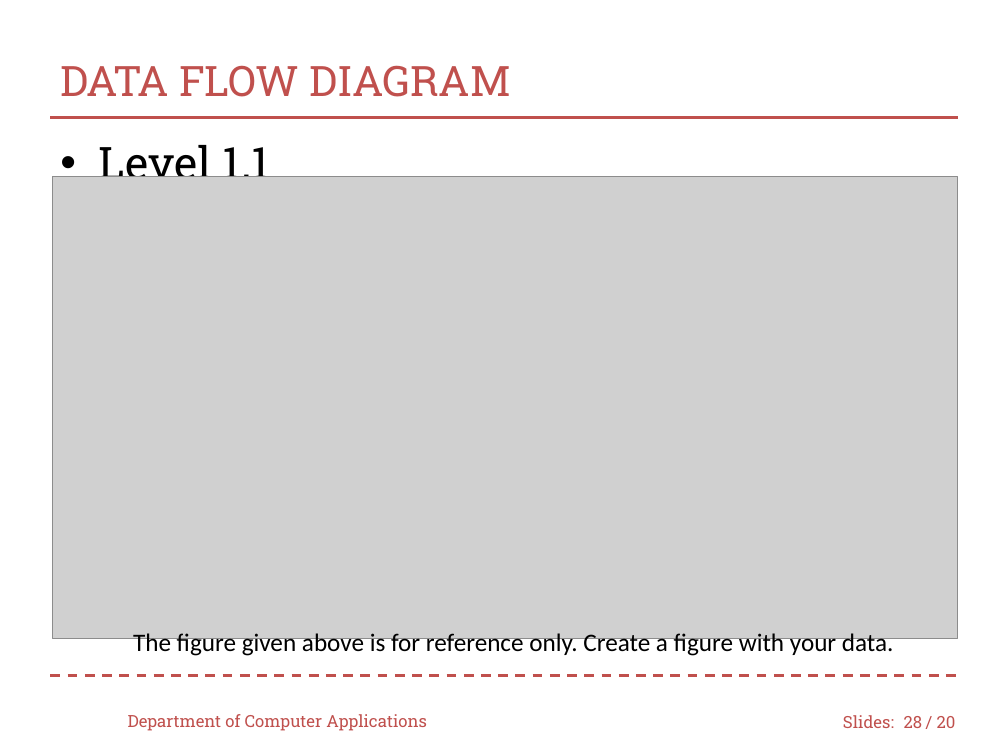
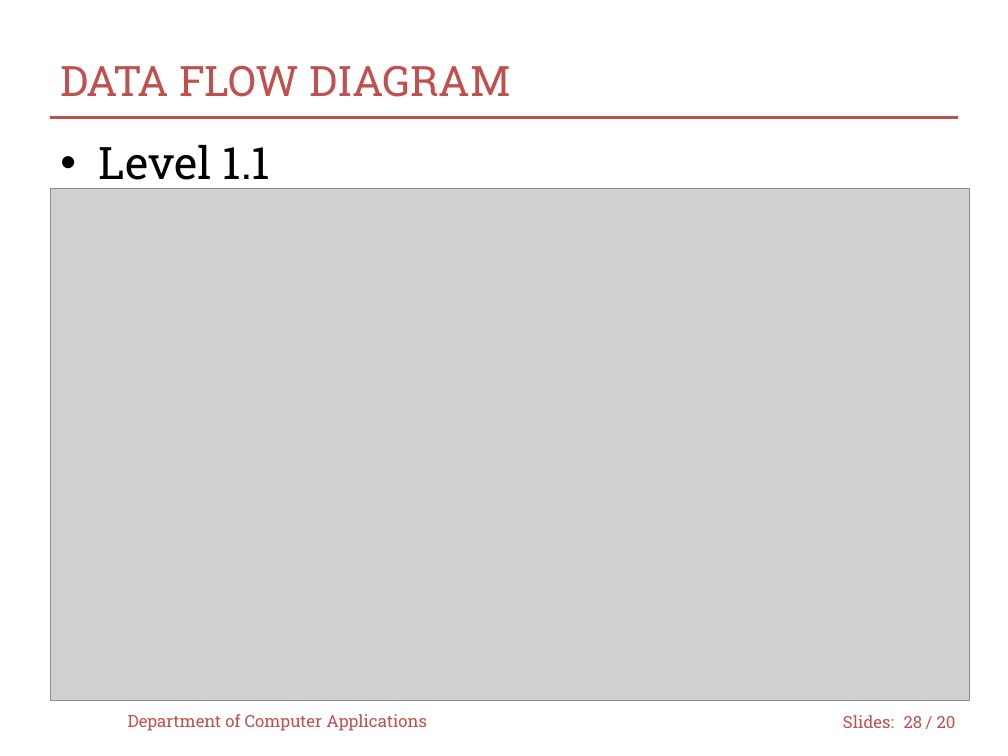
Before and after one commit to najmath1234/dbmslab, a slide deck: slide 28 of First review.pptx. Drawn at 1008x756 pixels with LibreOffice and Linux fonts; fonts in the diff are those of the drawing; grey boxes stand for pictures; background and template pictures are left out. Boxes give left, top, right and bottom in pixels: in the first picture for what was removed or moved away, otherwise in the second. Text is boxed around its words. In the diff, an @@ line names an element or a change of style, - is before the commit and + after.

```diff
--- a/First review.pptx
+++ b/First review.pptx
@@ picture resized from (x1=52, y1=176, x2=958, y2=638) to (x1=50, y1=188, x2=970, y2=701) @@
@@ text removed at (x1=133, y1=631, x2=894, y2=658) @@
-The figure given above is for reference only. Create a figure with your data.
```
Also in this commit, not shown: 2 other slides changed, 4 other files.
